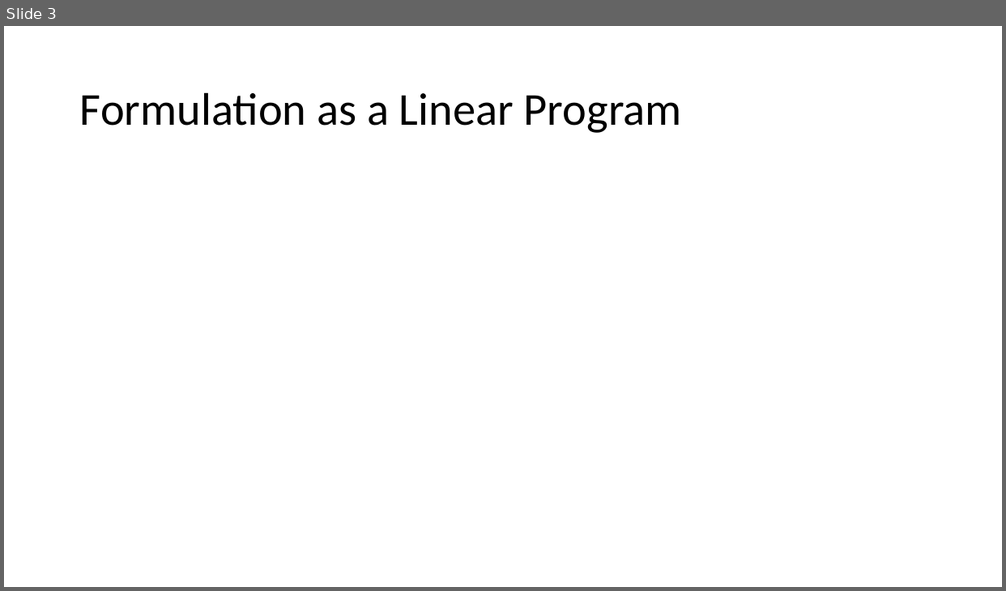
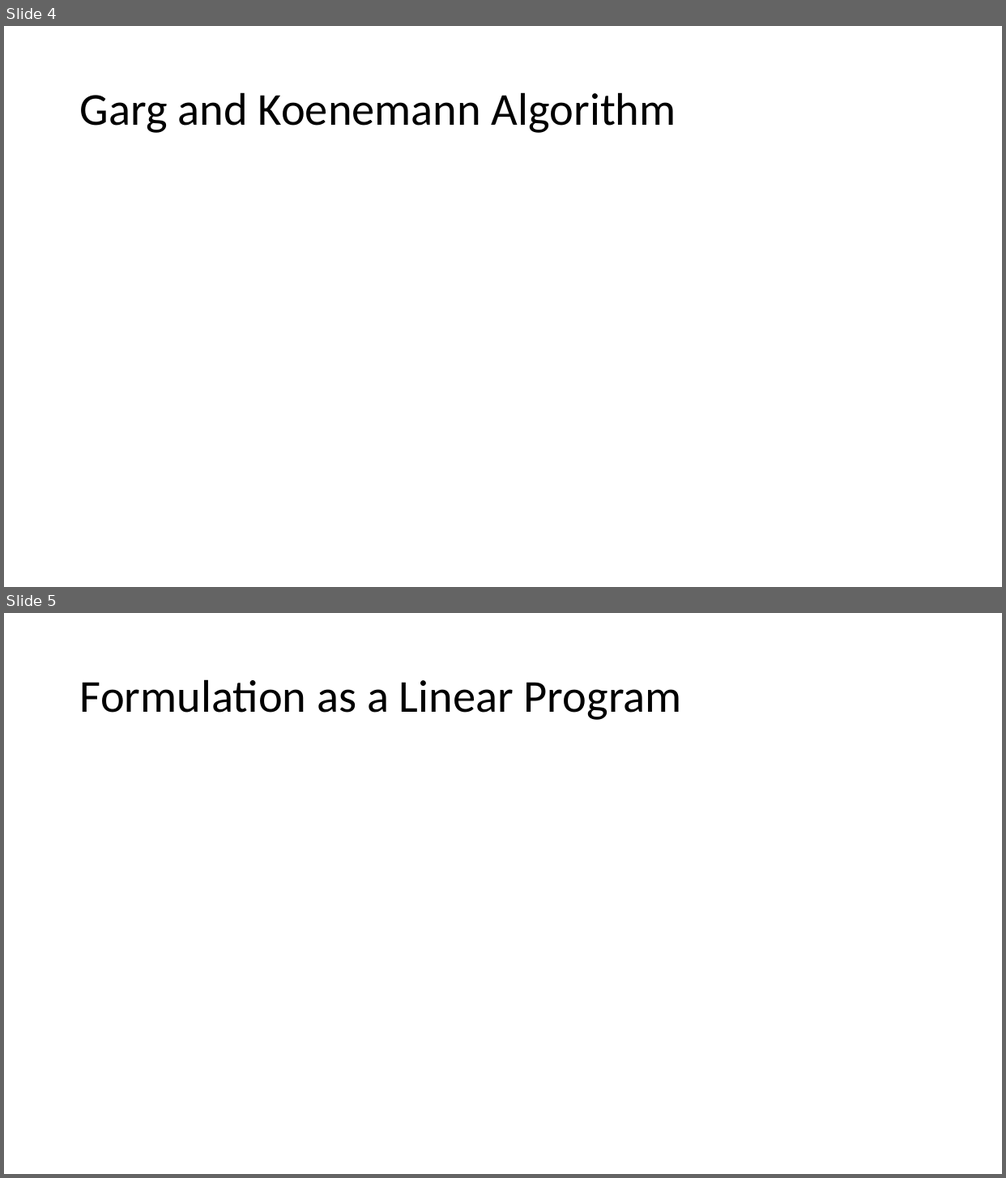
Before and after one commit to Speedphil544/Vortrag, a slide deck: MCFP.pptx. Shown one above the other, each under a label of ours: slide 3 before the commit, slides 4 and 5 after it. The pictures are 1006x591 and 1006x1178 pixels, drawn with LibreOffice and Linux fonts; fonts in the diff are those of the drawing; grey boxes stand for pictures. Boxes give left, top, right and bottom in pixels: in the first picture for what was removed or moved away, otherwise in the second. Text is boxed around its words. In the diff, an @@ line names an element or a change of style, - is before the commit and + after.

```diff
--- a/MCFP.pptx
+++ b/MCFP.pptx
@@ slide 4 added at [4,26,1002,587], background #FFFFFF @@
@@ title added at [80,92,676,133], 44 pt, text #000000 @@
+Garg and Koenemann Algorithm
@@ what was slide 3 is now slide 5 @@
```
Also in this commit, not shown: 1 slide changed, 8 other slides added, 1 slide removed.
